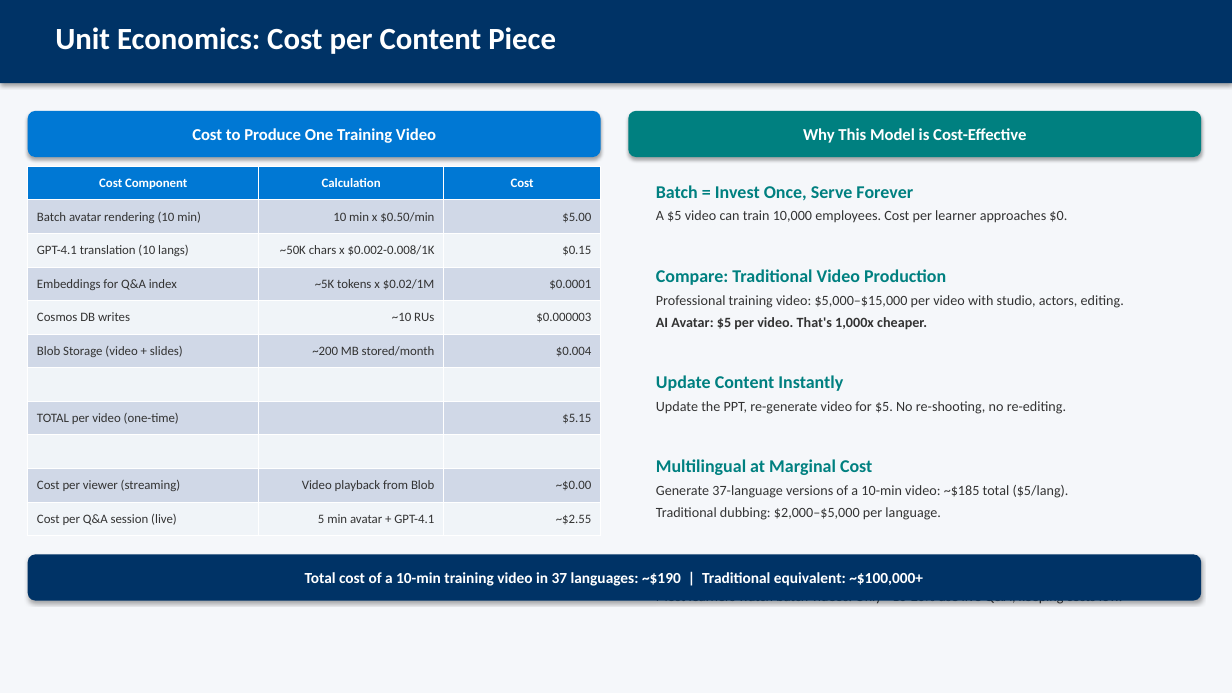
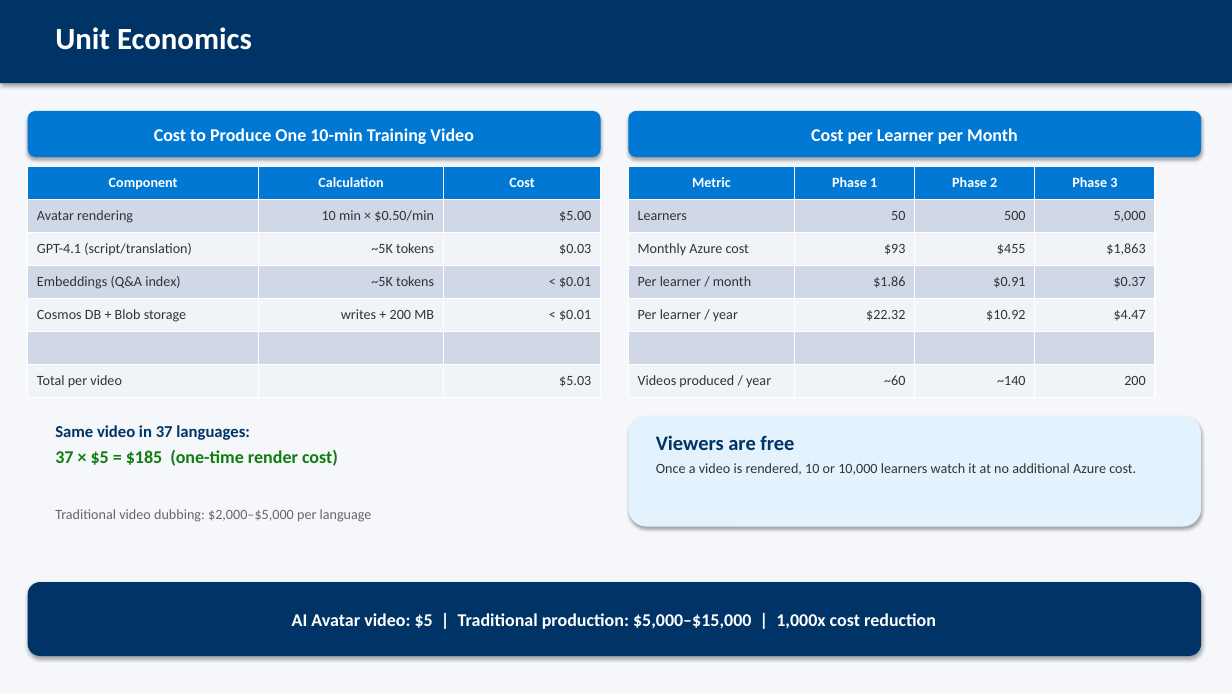
Before and after one commit to ozgurkarahan/ai-avatar-presenter, a slide deck: slide 4 of docs/RFI559-Cost-Estimation.pptx (slide 8 before the commit). Drawn at 1232x693 pixels with LibreOffice and Linux fonts; fonts in the diff are those of the drawing. Boxes give left, top, right and bottom in pixels: in the first picture for what was removed or moved away, otherwise in the second. Text is boxed around its words. In the diff, an @@ line names an element or a change of style, - is before the commit and + after.

```diff
--- a/docs/RFI559-Cost-Estimation.pptx
+++ b/docs/RFI559-Cost-Estimation.pptx
@@ text at (55,27,252,50): text changed @@
-Unit Economics: Cost per Content Piece
+Unit Economics
@@ rounded rectangle "Cost per Learner per Month" at (628,111,1202,157): fill #008080 to #0078D4 @@
@@ text in rounded rectangle at (154,128,473,144): text changed; size 13 to 14 pt @@
-Cost to Produce One Training Video
+Cost to Produce One 10-min Training Video
@@ text in rounded rectangle at (811,128,1018,144): text changed; size 13 to 14 pt @@
-Why This Model is Cost-Effective
+Cost per Learner per Month
@@ table at (28,166,601,397) @@
-row 1: Cost Component | Calculation | Cost
-row 2: Batch avatar rendering (10 min) | 10 min x $0.50/min | $5.00
-row 3: GPT-4.1 translation (10 langs) | ~50K chars x $0.002-0.008/1K | $0.15
-row 4: Embeddings for Q&A index | ~5K tokens x $0.02/1M | $0.0001
-row 5: Cosmos DB writes | ~10 RUs | $0.000003
-row 6: Blob Storage (video + slides) | ~200 MB stored/month | $0.004
+row 1: Component | Calculation | Cost
+row 2: Avatar rendering | 10 min × $0.50/min | $5.00
+row 3: GPT-4.1 (script/translation) | ~5K tokens | $0.03
+row 4: Embeddings (Q&A index) | ~5K tokens | < $0.01
+row 5: Cosmos DB + Blob storage | writes + 200 MB | < $0.01
-row 8: TOTAL per video (one-time) |  | $5.15
-row 9:  |  | 
-row 10: Cost per viewer (streaming) | Video playback from Blob | ~$0.00
-row 11: Cost per Q&A session (live) | 5 min avatar + GPT-4.1 | ~$2.55
+row 7: Total per video |  | $5.03
@@ table added at (628,166,1155,397), 7 rows, 4 columns @@
+Metric | Phase 1 | Phase 2 | Phase 3
+Learners | 50 | 500 | 5,000
+Monthly Azure cost | $93 | $455 | $1,863
+Per learner / month | $1.86 | $0.91 | $0.37
+Per learner / year | $22.32 | $10.92 | $4.47
+ |  |  | 
+Videos produced / year | ~60 | ~140 | 200
@@ text removed at (656,185,1124,605) @@
-Batch = Invest Once, Serve Forever
-A $5 video can train 10,000 employees. Cost per learner approaches $0.
-Compare: Traditional Video Production
-Professional training video: $5,000–$15,000 per video with studio, actors, editing.
-AI Avatar: $5 per video. That's 1,000x cheaper.
-Update Content Instantly
-Update the PPT, re-generate video for $5. No re-shooting, no re-editing.
-Multilingual at Marginal Cost
-Generate 37-language versions of a 10-min video: ~$185 total ($5/lang).
-Traditional dubbing: $2,000–$5,000 per language.
-Live Q&A is Optional
-Most learners watch batch videos. Only ~10-20% use live Q&A, keeping costs low.
@@ rounded rectangle added at (628,416,1202,527), fill #E3F2FD @@
@@ text added at (55,425,372,522), 11 pt, text #666666, bold @@
+Same video in 37 languages:
+37 × $5 = $185 (one-time render cost)
+Traditional video dubbing: $2,000–$5,000 per language
@@ text added at (656,435,1136,475), 11 pt, text #333333 @@
+Viewers are free
+Once a video is rendered, 10 or 10,000 learners watch it at no additional Azure cost.
@@ rounded rectangle removed at (28,555,1202,601) @@
-Total cost of a 10-min training video in 37 languages: ~$190 | Traditional equivalent: ~$100,000+
@@ rounded rectangle added at (28,582,1202,656), fill #003366, 14 pt, text #FFFFFF, bold @@
+AI Avatar video: $5 | Traditional production: $5,000–$15,000 | 1,000x cost reduction
```
Also in this commit, not shown: 3 other slides changed, 1 slide added, 8 slides removed, 2 other files.
